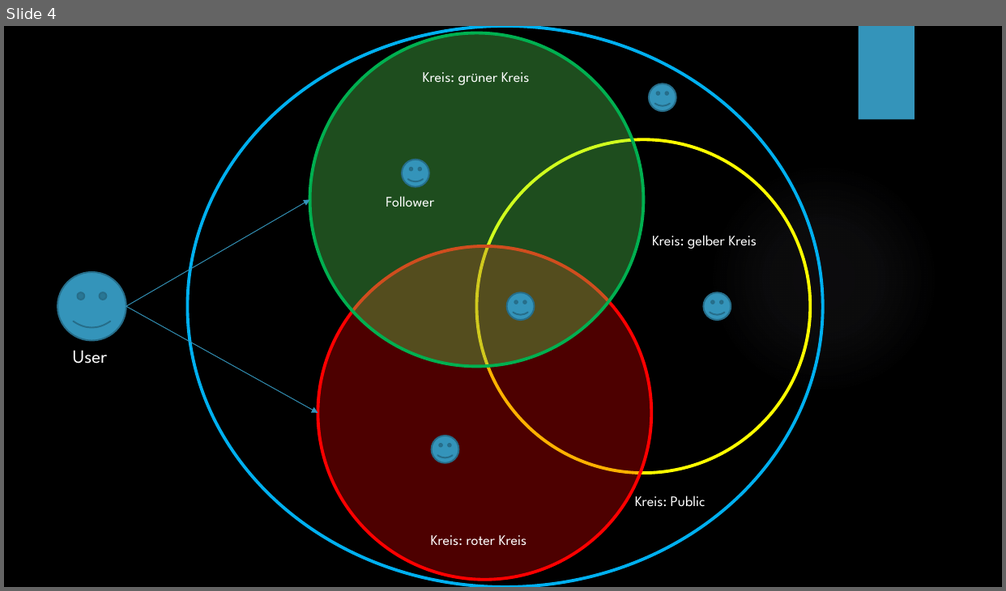
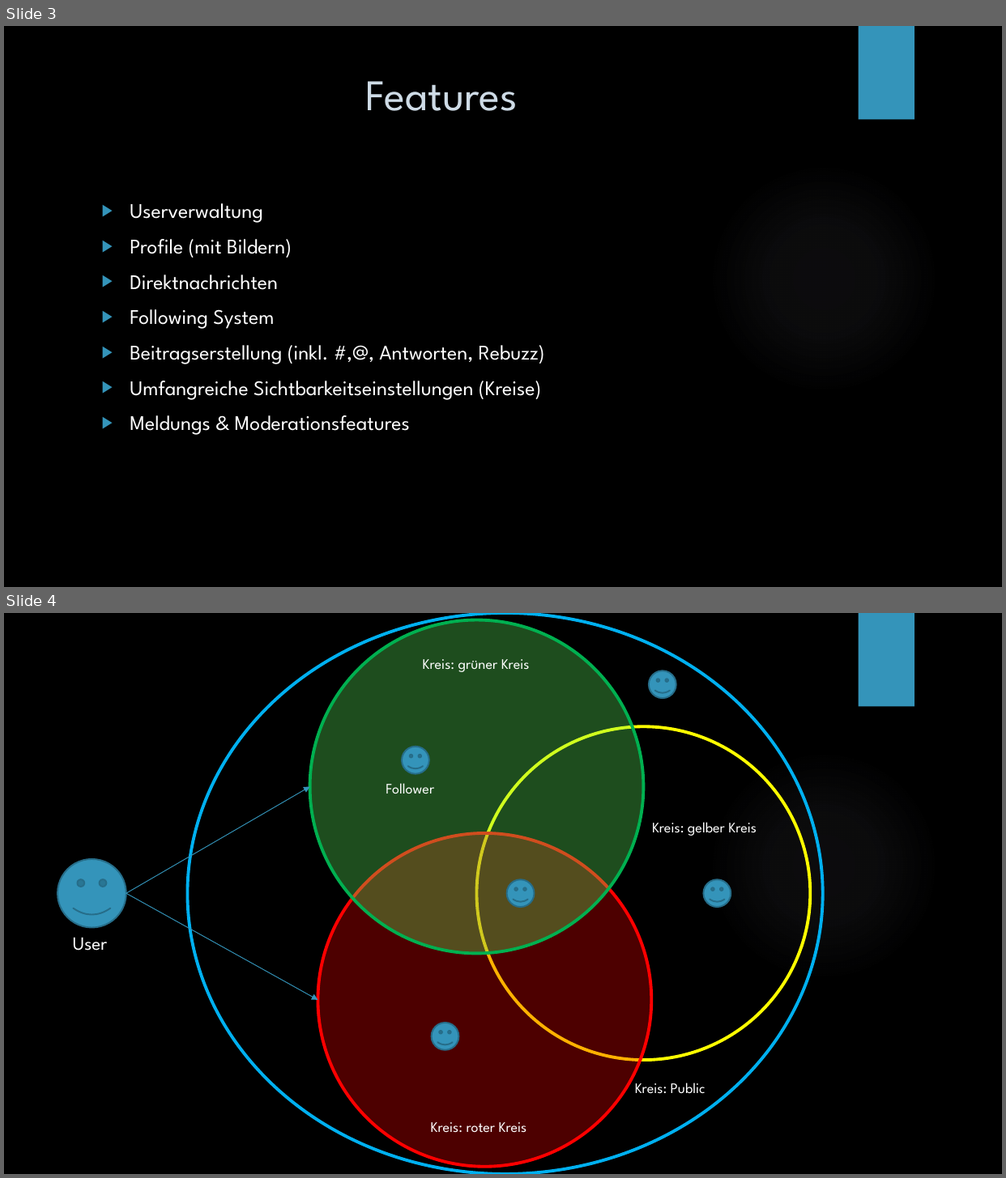
Before and after one commit to jmennen/group5, a slide deck: Präsentation.pptx. Shown one above the other, each under a label of ours: slide 4 before the commit, slides 3 and 4 after it. The pictures are 1006x591 and 1006x1178 pixels, drawn with LibreOffice and Linux fonts; fonts in the diff are those of the drawing; background and template pictures are left out. Boxes give left, top, right and bottom in pixels: in the first picture for what was removed or moved away, otherwise in the second. Text is boxed around its words. In the diff, an @@ line names an element or a change of style, - is before the commit and + after.

```diff
--- a/Präsentation.pptx
+++ b/Präsentation.pptx
@@ slide 3 added at [4, 26, 1002, 587], background picture (left out); not listed: 2 template elements that a slide beside it also shows @@
@@ title added at [366, 81, 518, 111], 42 pt, text #CEDBE6 @@
+Features
@@ text added at [130, 203, 545, 435], 20 pt, text #FFFFFF @@
+▶ Userverwaltung
+▶ Profile (mit Bildern)
+▶ Direktnachrichten
+▶ Following System
+▶ Beitragserstellung (inkl. #,@, Antworten, Rebuzz)
+▶ Umfangreiche Sichtbarkeitseinstellungen (Kreise)
+▶ Meldungs & Moderationsfeatures
```
Also in this commit, not shown: 3 slides changed, 1 other slide added, 1 slide removed.
